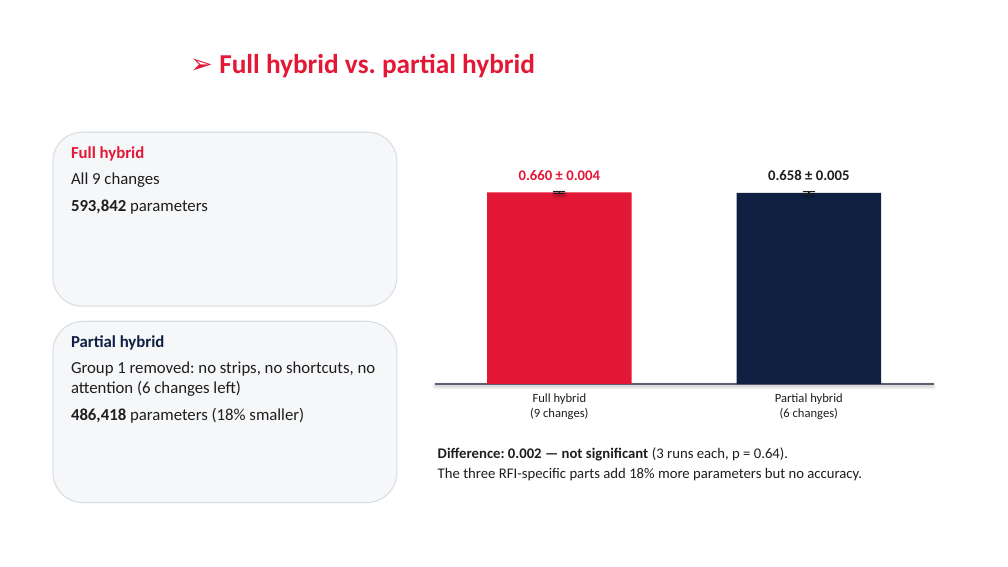
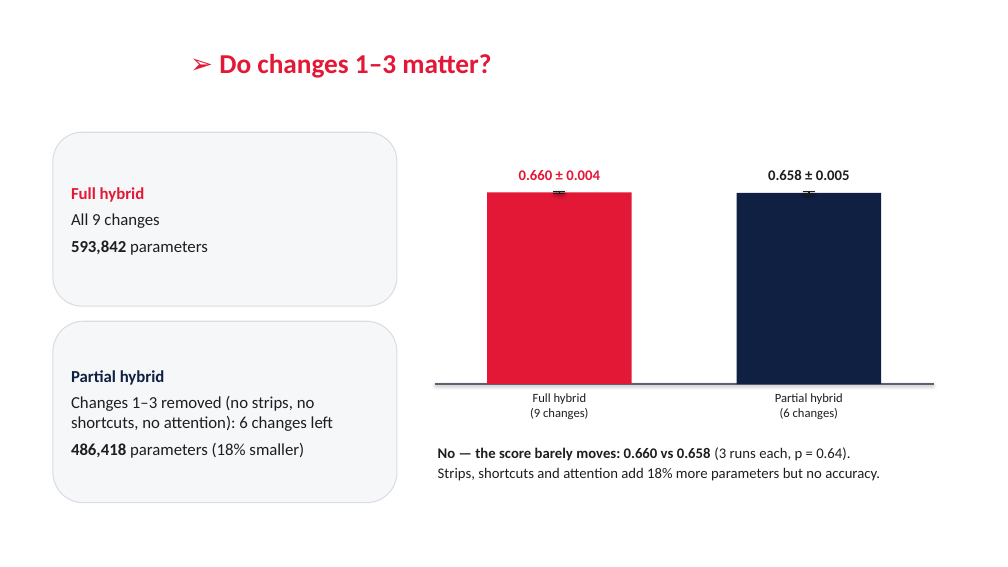
Before and after one commit to RonakSinghRaina/MP, a slide deck: slide 9 of Weekly_Report_Hybrid_DiL_Lab.pptx (slide 7 before the commit). Drawn at 1008x567 pixels with LibreOffice and Linux fonts; fonts in the diff are those of the drawing; background and template pictures are left out. Boxes give left, top, right and bottom in pixels: in the first picture for what was removed or moved away, otherwise in the second. Text is boxed around its words. In the diff, an @@ line names an element or a change of style, - is before the commit and + after.

```diff
--- a/Weekly_Report_Hybrid_DiL_Lab.pptx
+++ b/Weekly_Report_Hybrid_DiL_Lab.pptx
@@ title at (219,54,491,78): text changed @@
-➢ Full hybrid vs. partial hybrid
+➢ Do changes 1–3 matter?
@@ text "Full hybrid" at (71,187,208,255): vertical alignment top to middle @@
@@ text "Partial hybrid" at (71,370,333,458): vertical alignment top to middle @@
@@ text at (71,396,333,431): text changed @@
-Group 1 removed: no strips, no shortcuts, no attention (6 changes left)
+Changes 1–3 removed (no strips, no shortcuts, no attention): 6 changes left
@@ text at (438,447,880,481): text changed @@
-Difference: 0.002 — not significant (3 runs each, p = 0.64).
-The three RFI-specific parts add 18% more parameters but no accuracy.
+No — the score barely moves: 0.660 vs 0.658 (3 runs each, p = 0.64).
+Strips, shortcuts and attention add 18% more parameters but no accuracy.
```
Also in this commit, not shown: 5 other slides changed, 3 slides added, 1 slide removed, 2 other files.
